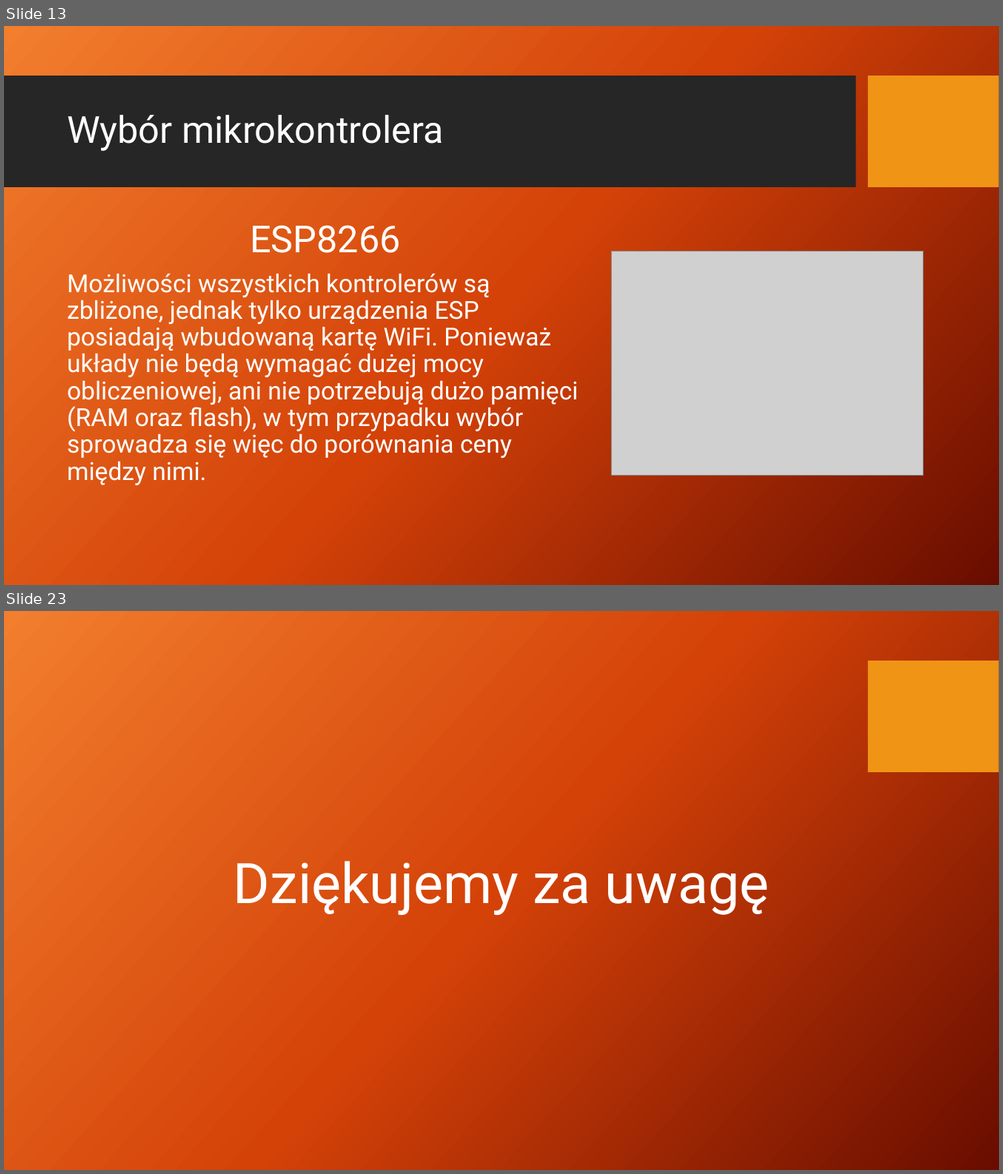
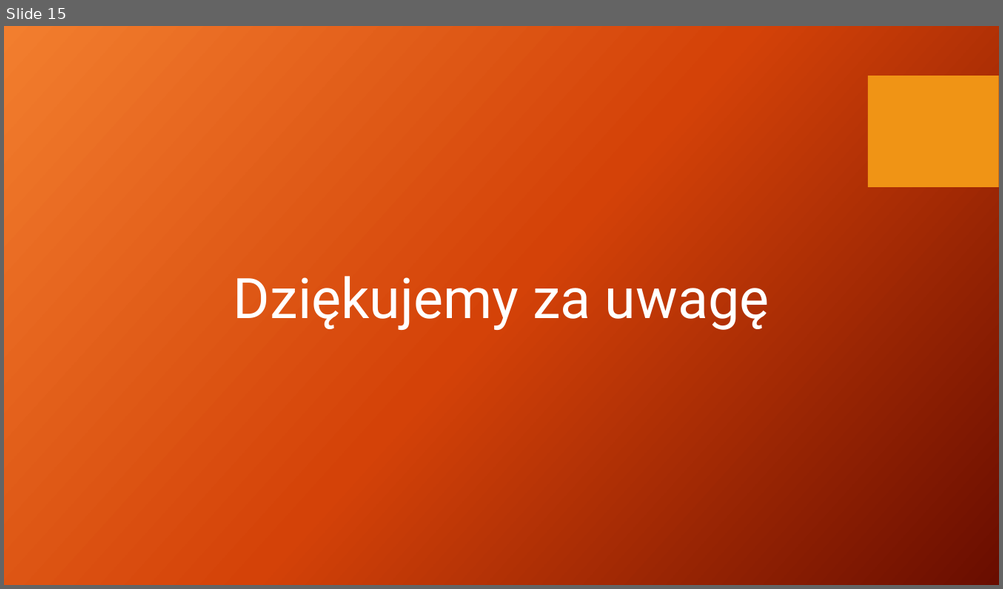
Before and after one commit to AdamStudies-PWR/ProjektZespolowyPWR, a slide deck: przentacja.pptx. Shown one above the other, each under a label of ours: slides 13 and 23 before the commit, slide 15 after it; the slides between them are not shown. The pictures are 1003x1174 and 1003x589 pixels, drawn with LibreOffice and Linux fonts; fonts in the diff are those of the drawing; grey boxes stand for pictures; background and template pictures are left out. Boxes give left, top, right and bottom in pixels: in the first picture for what was removed or moved away, otherwise in the second. Text is boxed around its words. In the diff, an @@ line names an element or a change of style, - is before the commit and + after.

```diff
--- a/przentacja.pptx
+++ b/przentacja.pptx
@@ slide 13 removed at bbox=[4, 26, 999, 585], background picture (left out); not listed: 1 template element that a slide beside it also shows @@
@@ rectangle removed at bbox=[4, 76, 855, 188] @@
@@ title removed at bbox=[67, 115, 443, 151] @@
-Wybór mikrokontrolera
@@ text removed at bbox=[67, 225, 578, 486] @@
-ESP8266
-Możliwości wszystkich kontrolerów są zbliżone, jednak tylko urządzenia ESP posiadają wbudowaną kartę WiFi. Ponieważ układy nie będą wymagać dużej mocy obliczeniowej, ani nie potrzebują dużo pamięci (RAM oraz flash), w tym przypadku wybór sprowadza się więc do porównania ceny między nimi.
@@ picture removed at bbox=[612, 251, 923, 476] @@
@@ what was slide 23 is now slide 15 @@
```
Also in this commit, not shown: 4 slides changed, 10 slides added, 17 other slides removed, 3 other files.
